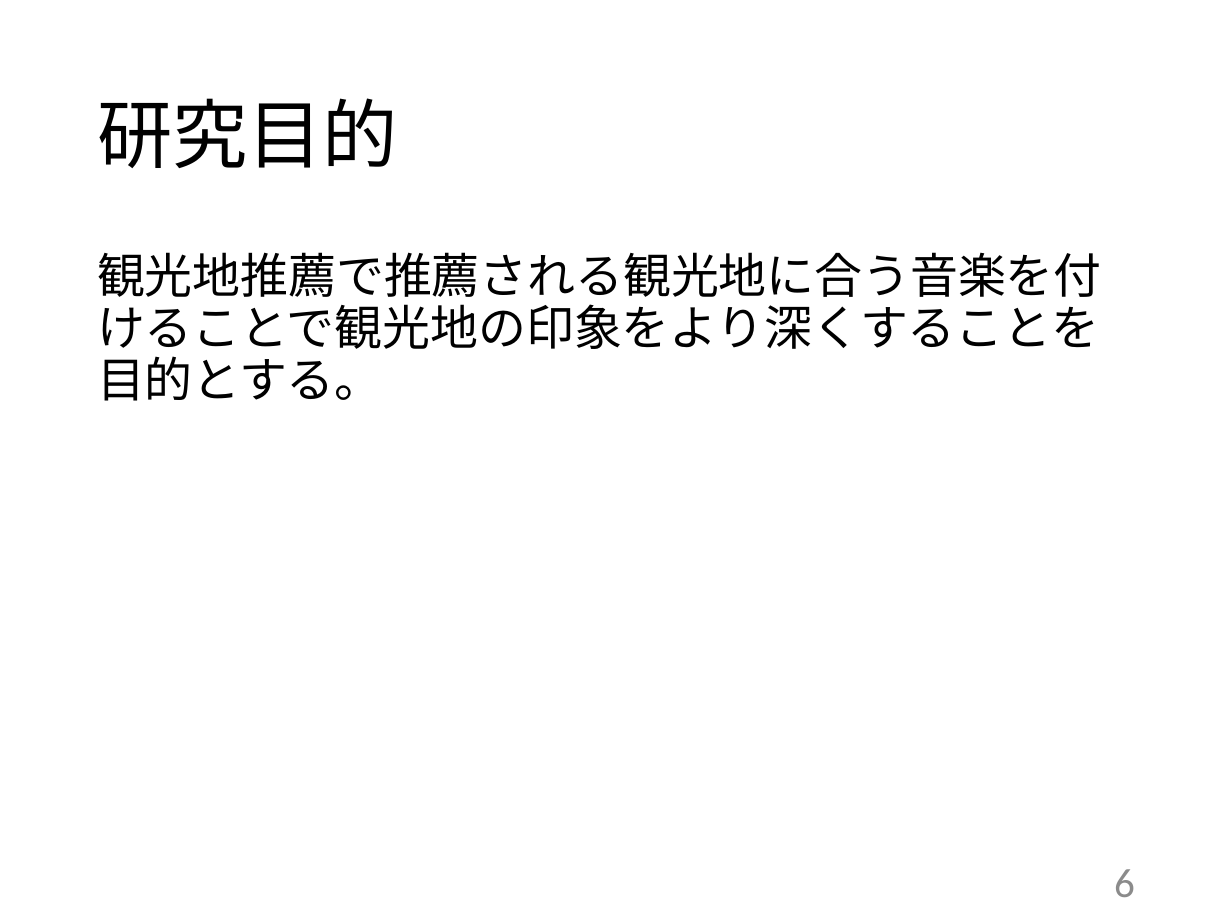
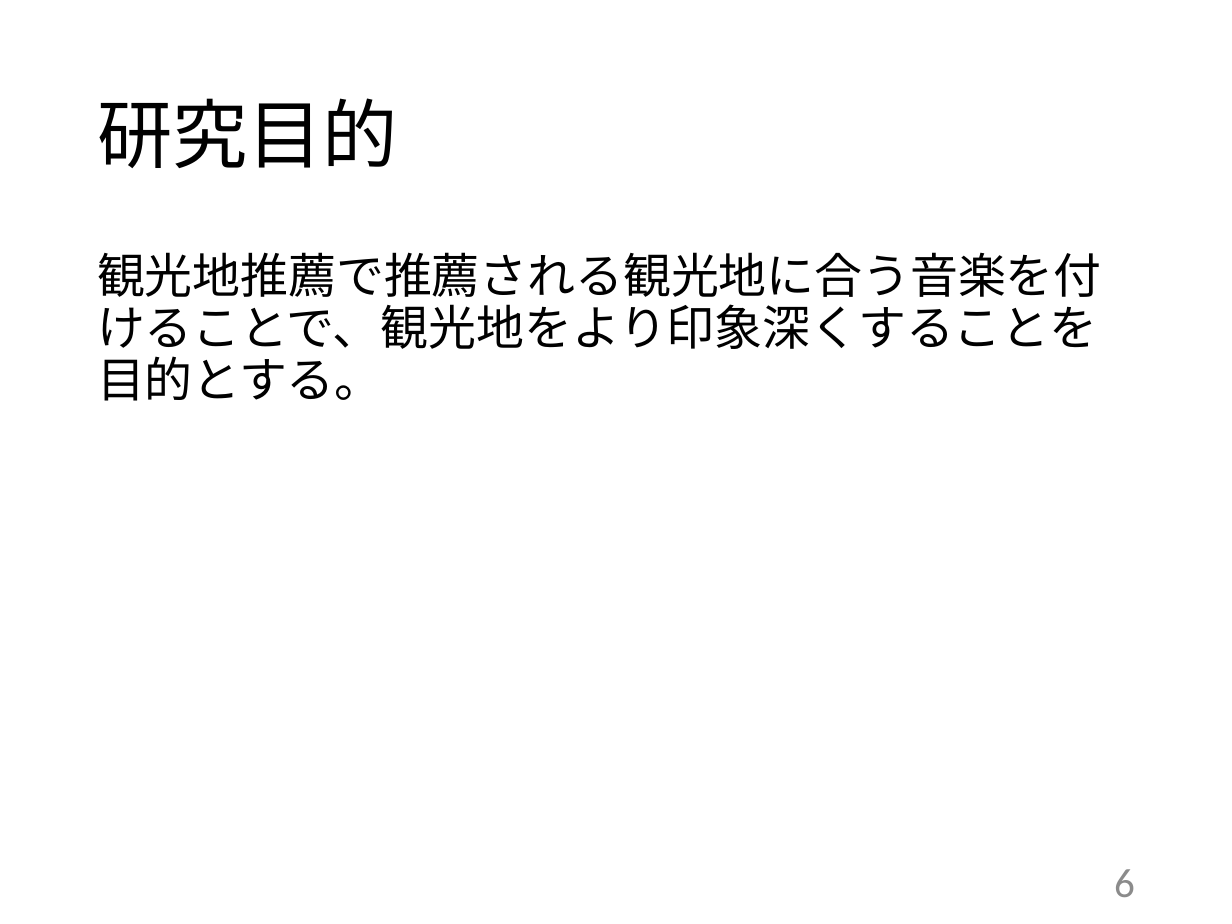
Before and after one commit to kait-takanolab/1821144-yoshii-thesis, a slide deck: slide 6 of 学部_中間発表_1821144.pptx. Drawn at 1232x924 pixels with LibreOffice and Linux fonts; fonts in the diff are those of the drawing. Boxes give left, top, right and bottom in pixels: in the first picture for what was removed or moved away, otherwise in the second. Text is boxed around its words. In the diff, an @@ line names an element or a change of style, - is before the commit and + after.

```diff
--- a/学部_中間発表_1821144.pptx
+++ b/学部_中間発表_1821144.pptx
@@ text at box(97, 252, 1102, 401): text changed @@
-観光地推薦で推薦される観光地に合う音楽を付けることで観光地の印象をより深くすることを目的とする。
+観光地推薦で推薦される観光地に合う音楽を付けることで、観光地をより印象深くすることを目的とする。
```
Also in this commit, not shown: 5 other slides changed.
